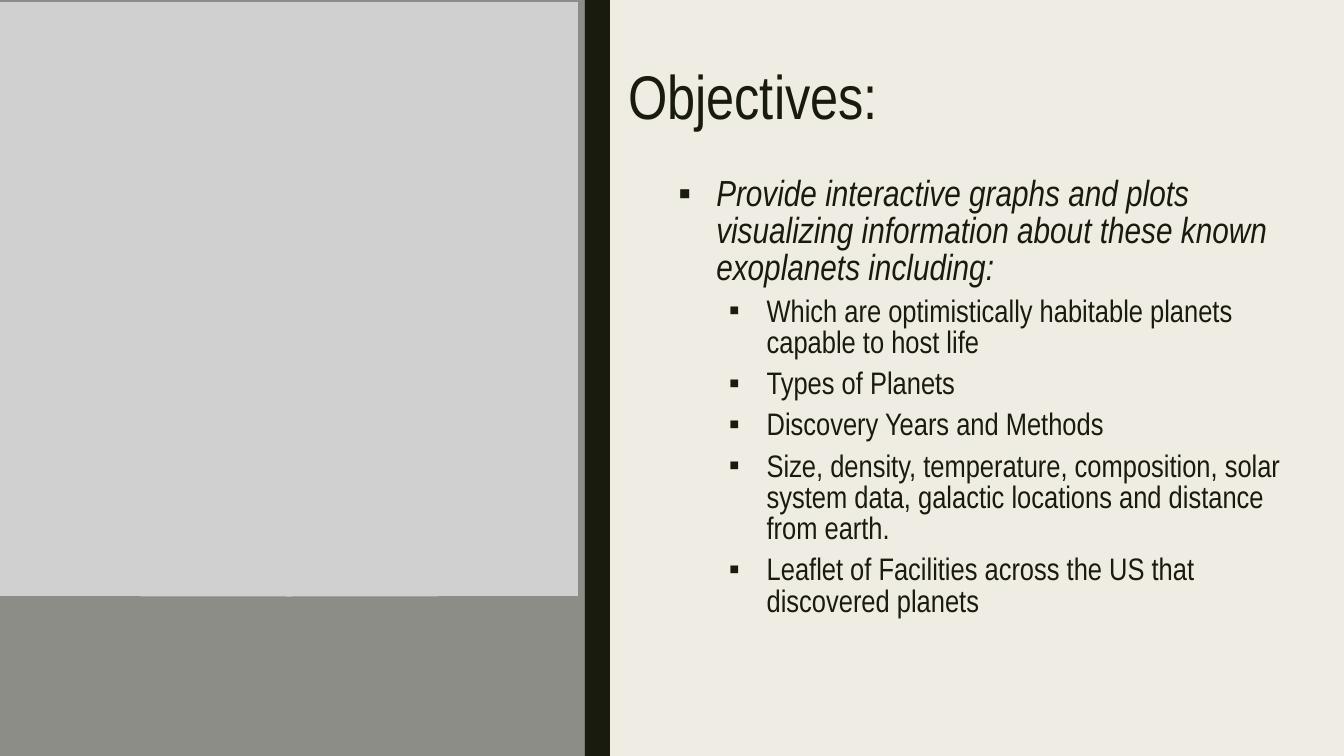
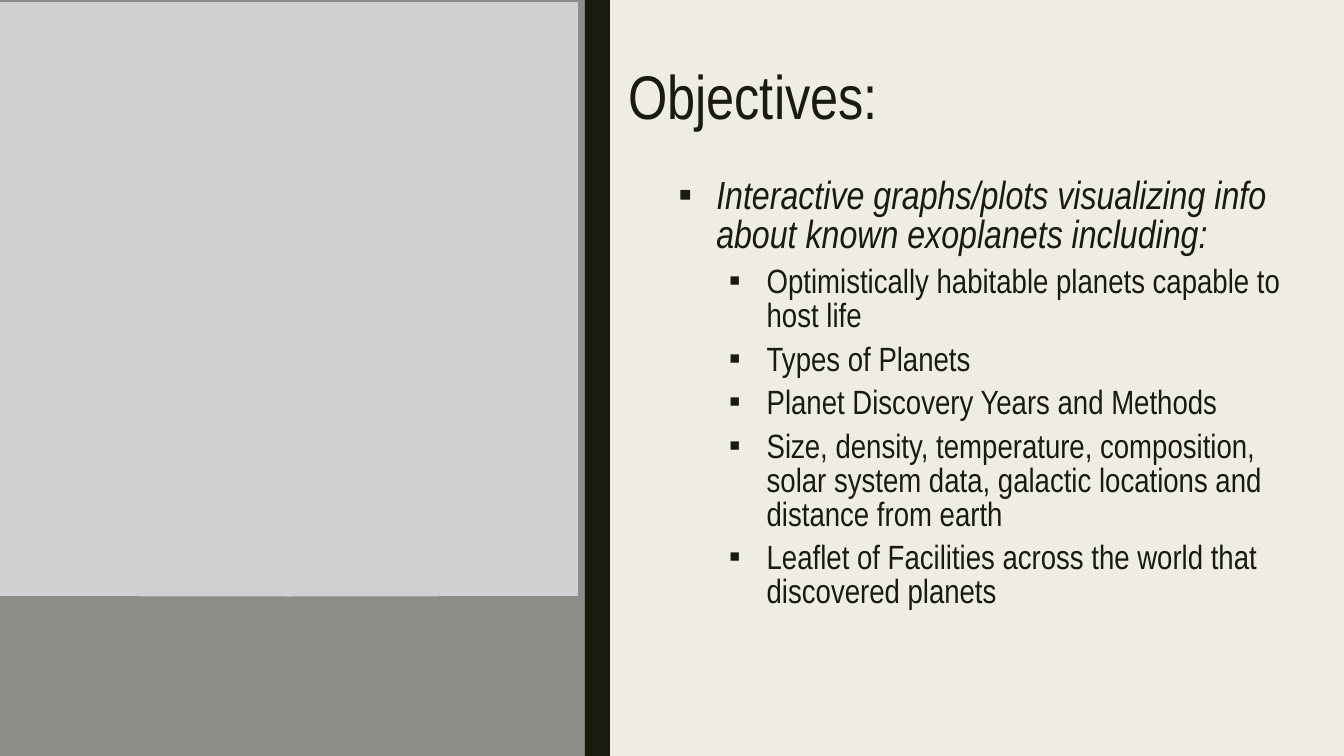
Before and after one commit to jeffhoffmanmba/exoplanets_grp_prjt_2, a slide deck: slide 3 of Powerpoint_slides/Presentation - Draft.pptx. Drawn at 1344x756 pixels with LibreOffice and Linux fonts; fonts in the diff are those of the drawing; grey boxes stand for pictures. Boxes give left, top, right and bottom in pixels: in the first picture for what was removed or moved away, otherwise in the second. Text is boxed around its words. In the diff, an @@ line names an element or a change of style, - is before the commit and + after.

```diff
--- a/Powerpoint_slides/Presentation - Draft.pptx
+++ b/Powerpoint_slides/Presentation - Draft.pptx
@@ text at [716, 180, 1280, 328]: text changed; size 25.9 to 28 pt @@
-  ▪ Provide interactive graphs and plots visualizing information about these known exoplanets including:
-    ▪ Which are optimistically habitable planets capable to host life
+  ▪ Interactive graphs/plots visualizing info about known exoplanets including:
+    ▪ Optimistically habitable planets capable to host life
@@ text at [767, 346, 971, 377]: size 22.2 to 24 pt in "Types of Planets" @@
@@ text at [767, 389, 1261, 610]: text changed; size 22.2 to 24 pt @@
-    ▪ Discovery Years and Methods
-    ▪ Size, density, temperature, composition, solar system data, galactic locations and distance from earth.
-    ▪ Leaflet of Facilities across the US that discovered planets
+    ▪ Planet Discovery Years and Methods
+    ▪ Size, density, temperature, composition, solar system data, galactic locations and distance from earth
+    ▪ Leaflet of Facilities across the world that discovered planets
```
Also in this commit, not shown: 1 other slide changed, 1 slide added, 1 slide removed, 1 other file.
